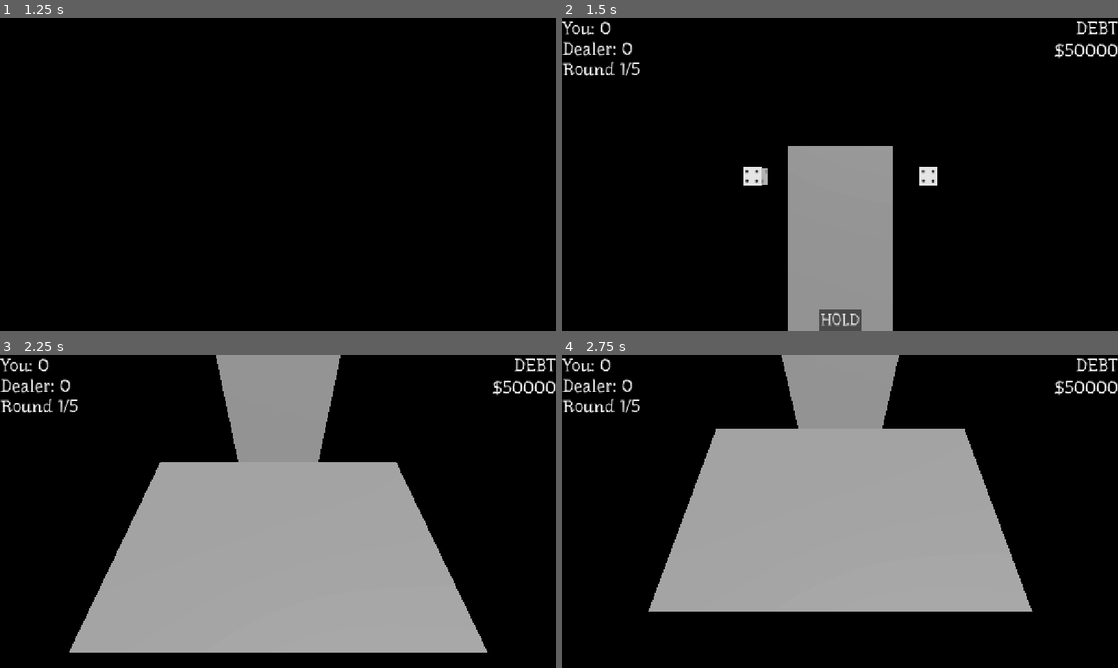
Above: before the commit, frames 1-4 (two rows, left to right).
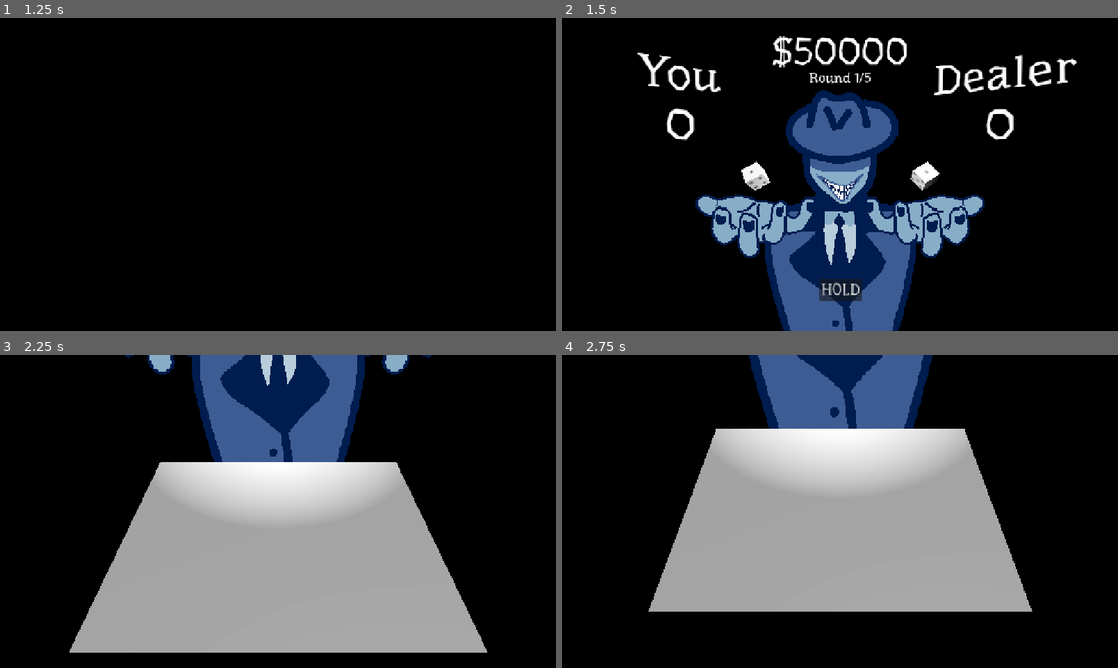
Above: after the commit, the same moments.

Repository: JAMES-535/ludum-dare-57
Game: Godot game, scene res://scenes/title.tscn
Same seed, same stepped clock (60 frames per second), same inputs: the game is played once before the commit and once after it.
Inputs:
- Up to frame 1 (1.25 s): click "PLAY" at 0.5 s
- Up to frame 2 (1.5 s): click "SKIP" at 1.25 s
- Up to frame 3 (2.25 s): click "HOLD" at 2 s
- Up to frame 4 (2.75 s): no input

Frame 1 is identical in both runs. In frame 2, 25% of the frame differs, in the area x 0-100%, y 1-100%; in frame 3, 17%; in frame 4, 14%.

Commit message:
Added sprites and sounds and new dice

Diff:
--- a/dice/6-sided-basic-die.tres
+++ b/dice/6-sided-basic-die.tres
@@ -1,6 +1,6 @@
 [gd_resource type="Resource" script_class="Die" load_steps=4 format=3 uid="uid://bb1rcgacxdxqj"]
 
-[ext_resource type="PackedScene" uid="uid://cst30cs2pp7f" path="res://instances/basic_4_sided_die.tscn" id="1_0stnb"]
+[ext_resource type="PackedScene" uid="uid://cst30cs2pp7f" path="res://instances/dice/basic_4_sided_die.tscn" id="1_0stnb"]
 [ext_resource type="PackedScene" uid="uid://dfhqeiupx4bk1" path="res://models/4-sided-die/4-sided-die.glb" id="2_qv3mt"]
 [ext_resource type="Script" uid="uid://b0ipohur8fg5s" path="res://dice/die.gd" id="2_rkdlj"]
 
--- /dev/null
+++ b/dice/the-coin.tres
@@ -0,0 +1,13 @@
+[gd_resource type="Resource" script_class="Die" load_steps=4 format=3 uid="uid://fb0807gibxn0"]
+
+[ext_resource type="Script" uid="uid://b0ipohur8fg5s" path="res://dice/die.gd" id="1_v8ihg"]
+[ext_resource type="PackedScene" uid="uid://dwqfkndp5dr37" path="res://instances/dice/the_coin/the-coin.tscn" id="2_l74lq"]
+[ext_resource type="PackedScene" uid="uid://dopaeuc54n4y" path="res://instances/dice/the_coin/the_coin_model.tscn" id="2_m7h2e"]
+
+[resource]
+script = ExtResource("1_v8ihg")
+name = "The Coin"
+description = "2 sides of the same coin."
+model = ExtResource("2_m7h2e")
+asset = ExtResource("2_l74lq")
+metadata/_custom_type_script = "uid://b0ipohur8fg5s"
--- a/instances/basic_4_sided_die.tscn
+++ b/instances/dice/basic_4_sided_die.tscn
@@ -1,8 +1,9 @@
-[gd_scene load_steps=6 format=3 uid="uid://cst30cs2pp7f"]
+[gd_scene load_steps=7 format=3 uid="uid://cst30cs2pp7f"]
 
-[ext_resource type="PackedScene" uid="uid://dfhqeiupx4bk1" path="res://models/4-sided-die/4-sided-die.glb" id="1_ekplx"]
-[ext_resource type="Script" uid="uid://qraa5j2lphfp" path="res://scripts/die_control.gd" id="1_ew3p7"]
-[ext_resource type="PackedScene" uid="uid://uxqp7qkb7nkr" path="res://instances/side.tscn" id="3_78a5y"]
+[ext_resource type="Script" uid="uid://qraa5j2lphfp" path="res://scripts/die_control.gd" id="1_oswi0"]
+[ext_resource type="PackedScene" uid="uid://dfhqeiupx4bk1" path="res://models/4-sided-die/4-sided-die.glb" id="2_jbpw1"]
+[ext_resource type="PackedScene" uid="uid://uxqp7qkb7nkr" path="res://instances/side.tscn" id="3_7ii1r"]
+[ext_resource type="AudioStream" uid="uid://c40ngfuyux1y1" path="res://sounds/die_hit.wav" id="4_mywof"]
 
 [sub_resource type="PhysicsMaterial" id="PhysicsMaterial_eotx8"]
 friction = 0.8
@@ -16,35 +17,40 @@
 contact_monitor = true
 max_contacts_reported = 1
 linear_velocity = Vector3(-4, 0, 0)
-script = ExtResource("1_ew3p7")
+script = ExtResource("1_oswi0")
 
 [node name="CollisionShape3D" type="CollisionShape3D" parent="."]
 shape = SubResource("ConvexPolygonShape3D_olh0b")
 
-[node name="4-sided-die" parent="." instance=ExtResource("1_ekplx")]
+[node name="4-sided-die" parent="." instance=ExtResource("2_jbpw1")]
 
 [node name="Sides" type="Node3D" parent="."]
 
-[node name="1" parent="Sides" instance=ExtResource("3_78a5y")]
+[node name="1" parent="Sides" instance=ExtResource("3_7ii1r")]
 transform = Transform3D(1, 0, 0, 0, 1, 0, 0, 0, 1, 0, 0.025, 0)
 side = 6
 
-[node name="6" parent="Sides" instance=ExtResource("3_78a5y")]
+[node name="6" parent="Sides" instance=ExtResource("3_7ii1r")]
 transform = Transform3D(-1, -8.74228e-08, 0, 8.74228e-08, -1, 0, 0, 0, 1, 0, -0.025, 0)
 side = 1
 
-[node name="2" parent="Sides" instance=ExtResource("3_78a5y")]
+[node name="2" parent="Sides" instance=ExtResource("3_7ii1r")]
 transform = Transform3D(-4.37114e-08, 1, 0, -1, -4.37114e-08, 0, 0, 0, 1, 0.025, 0, 0)
 side = 5
 
-[node name="3" parent="Sides" instance=ExtResource("3_78a5y")]
+[node name="3" parent="Sides" instance=ExtResource("3_7ii1r")]
 transform = Transform3D(1.91069e-15, -4.37114e-08, 1, -1, -4.37114e-08, 0, 4.37114e-08, -1, -4.37114e-08, 0, 0, -0.025)
 side = 4
 
-[node name="4" parent="Sides" instance=ExtResource("3_78a5y")]
+[node name="4" parent="Sides" instance=ExtResource("3_7ii1r")]
 transform = Transform3D(-5.73206e-15, 1.31134e-07, -1, -1, -4.37114e-08, 0, -4.37114e-08, 1, 1.31134e-07, 0, 0, 0.025)
 side = 3
 
-[node name="5" parent="Sides" instance=ExtResource("3_78a5y")]
+[node name="5" parent="Sides" instance=ExtResource("3_7ii1r")]
 transform = Transform3D(4.37114e-08, -1, -8.74228e-08, -1, -4.37114e-08, 0, -3.82137e-15, 8.74228e-08, -1, -0.025, 0, 0)
 side = 2
+
+[node name="AudioStreamPlayer3D" type="AudioStreamPlayer3D" parent="."]
+stream = ExtResource("4_mywof")
+volume_db = 20.0
+pitch_scale = 0.5
--- /dev/null
+++ b/instances/dice/the_coin/the-coin.tscn
@@ -0,0 +1,56 @@
+[gd_scene load_steps=7 format=3 uid="uid://dwqfkndp5dr37"]
+
+[ext_resource type="Script" uid="uid://qraa5j2lphfp" path="res://scripts/die_control.gd" id="1_4as0g"]
+[ext_resource type="PackedScene" uid="uid://dopaeuc54n4y" path="res://instances/dice/the_coin/the_coin_model.tscn" id="2_lqx1d"]
+[ext_resource type="PackedScene" uid="uid://uxqp7qkb7nkr" path="res://instances/side.tscn" id="3_0hi46"]
+[ext_resource type="AudioStream" uid="uid://c40ngfuyux1y1" path="res://sounds/die_hit.wav" id="4_0dub4"]
+
+[sub_resource type="PhysicsMaterial" id="PhysicsMaterial_eotx8"]
+friction = 0.8
+bounce = 0.7
+
+[sub_resource type="ConvexPolygonShape3D" id="ConvexPolygonShape3D_olh0b"]
+points = PackedVector3Array(0.025, 0.025, 0.025, 0.025, 0.025, -0.025, -0.025, 0.025, 0.025, 0.025, -0.025, 0.025, 0.025, -0.025, -0.025, -0.025, 0.025, -0.025, -0.025, -0.025, 0.025, -0.025, -0.025, -0.025)
+
+[node name="TheCoin" type="RigidBody3D"]
+physics_material_override = SubResource("PhysicsMaterial_eotx8")
+contact_monitor = true
+max_contacts_reported = 1
+linear_velocity = Vector3(-4, 0, 0)
+script = ExtResource("1_4as0g")
+
+[node name="CoinModel" parent="." instance=ExtResource("2_lqx1d")]
+
+[node name="CollisionShape3D" type="CollisionShape3D" parent="."]
+shape = SubResource("ConvexPolygonShape3D_olh0b")
+
+[node name="Sides" type="Node3D" parent="."]
+
+[node name="1" parent="Sides" instance=ExtResource("3_0hi46")]
+transform = Transform3D(1, 0, 0, 0, 1, 0, 0, 0, 1, 0, 0.025, 0)
+side = 6
+
+[node name="2" parent="Sides" instance=ExtResource("3_0hi46")]
+transform = Transform3D(-4.37114e-08, 1, 0, -1, -4.37114e-08, 0, 0, 0, 1, 0.025, 0, 0)
+side = 6
+
+[node name="3" parent="Sides" instance=ExtResource("3_0hi46")]
+transform = Transform3D(1.91069e-15, -4.37114e-08, 1, -1, -4.37114e-08, 0, 4.37114e-08, -1, -4.37114e-08, 0, 0, -0.025)
+side = 6
+
+[node name="4" parent="Sides" instance=ExtResource("3_0hi46")]
+transform = Transform3D(-5.73206e-15, 1.31134e-07, -1, -1, -4.37114e-08, 0, -4.37114e-08, 1, 1.31134e-07, 0, 0, 0.025)
+side = 1
+
+[node name="5" parent="Sides" instance=ExtResource("3_0hi46")]
+transform = Transform3D(4.37114e-08, -1, -8.74228e-08, -1, -4.37114e-08, 0, -3.82137e-15, 8.74228e-08, -1, -0.025, 0, 0)
+side = 1
+
+[node name="6" parent="Sides" instance=ExtResource("3_0hi46")]
+transform = Transform3D(-1, -8.74228e-08, 0, 8.74228e-08, -1, 0, 0, 0, 1, 0, -0.025, 0)
+side = 1
+
+[node name="AudioStreamPlayer3D" type="AudioStreamPlayer3D" parent="."]
+stream = ExtResource("4_0dub4")
+volume_db = 20.0
+pitch_scale = 0.5
--- /dev/null
+++ b/instances/dice/the_coin/the_coin_model.tscn
@@ -0,0 +1,87 @@
+[gd_scene load_steps=4 format=3 uid="uid://dopaeuc54n4y"]
+
+[ext_resource type="FontFile" uid="uid://c1roruqqi1dl" path="res://fonts/Underdog-Regular.ttf" id="1_0ueeu"]
+
+[sub_resource type="StandardMaterial3D" id="StandardMaterial3D_mfsym"]
+
+[sub_resource type="BoxMesh" id="BoxMesh_fi48t"]
+material = SubResource("StandardMaterial3D_mfsym")
+size = Vector3(0.05, 0.05, 0.05)
+
+[node name="CoinModel" type="Node3D"]
+
+[node name="MeshInstance3D" type="MeshInstance3D" parent="."]
+mesh = SubResource("BoxMesh_fi48t")
+skeleton = NodePath("../..")
+
+[node name="Numbers" type="Node3D" parent="."]
+
+[node name="Label3D" type="Label3D" parent="Numbers"]
+transform = Transform3D(0.155, 0, 0, 0, -6.77527e-09, 0.155, 0, -0.155, -6.77527e-09, 0, 0.026, 0)
+modulate = Color(0, 0, 0, 1)
+text = "1"
+font = ExtResource("1_0ueeu")
+font_size = 64
+outline_size = 0
+
+[node name="Label3D2" type="Label3D" parent="Numbers"]
+transform = Transform3D(0.155, 0, 0, 0, -0.155, -1.35505e-08, 0, 1.35505e-08, -0.155, 0, 0, -0.026)
+modulate = Color(0, 0, 0, 1)
+text = "1"
+font = ExtResource("1_0ueeu")
+font_size = 64
+outline_size = 0
+
+[node name="Label3D3" type="Label3D" parent="Numbers"]
+transform = Transform3D(-6.77527e-09, -1.35505e-08, 0.155, 0, -0.155, -1.35505e-08, 0.155, -5.92313e-16, 6.77527e-09, 0.026, 0, 0)
+modulate = Color(0, 0, 0, 1)
+text = "1"
+font = ExtResource("1_0ueeu")
+font_size = 64
+outline_size = 0
+
+[node name="Label3D4" type="Label3D" parent="Numbers"]
+transform = Transform3D(-6.77527e-09, -1.35505e-08, 0.155, -1.35505e-08, 0.155, 1.35505e-08, -0.155, -1.35505e-08, -6.77527e-09, -0.026, 0, 0)
+modulate = Color(0, 0, 0, 1)
+text = "6"
+font = ExtResource("1_0ueeu")
+font_size = 64
+outline_size = 0
+
+[node name="Label3D7" type="Label3D" parent="Numbers/Label3D4"]
+transform = Transform3D(1, 0, 3.55271e-15, 7.10543e-15, 1, -3.28406e-15, 0, 3.82137e-15, 1, 0, 0, 0)
+modulate = Color(0, 0, 0, 1)
+text = "_"
+font = ExtResource("1_0ueeu")
+font_size = 64
+outline_size = 0
+
+[node name="Label3D5" type="Label3D" parent="Numbers"]
+transform = Transform3D(-0.155, -1.35505e-08, -1.35505e-08, -1.35505e-08, 0.155, 1.35505e-08, 1.35505e-08, 1.35505e-08, -0.155, 0, 0, 0.026)
+modulate = Color(0, 0, 0, 1)
+text = "6"
+font = ExtResource("1_0ueeu")
+font_size = 64
+outline_size = 0
+
+[node name="Label3D8" type="Label3D" parent="Numbers/Label3D5"]
+modulate = Color(0, 0, 0, 1)
+text = "_"
+font = ExtResource("1_0ueeu")
+font_size = 64
+outline_size = 0
+
+[node name="Label3D6" type="Label3D" parent="Numbers"]
+transform = Transform3D(-0.155, -1.35505e-08, -1.35505e-08, -1.35505e-08, -2.03258e-08, 0.155, -1.35505e-08, 0.155, 2.03258e-08, 0, -0.026, 0)
+modulate = Color(0, 0, 0, 1)
+text = "6"
+font = ExtResource("1_0ueeu")
+font_size = 64
+outline_size = 0
+
+[node name="Label3D9" type="Label3D" parent="Numbers/Label3D6"]
+modulate = Color(0, 0, 0, 1)
+text = "_"
+font = ExtResource("1_0ueeu")
+font_size = 64
+outline_size = 0
--- a/scenes/table.tscn
+++ b/scenes/table.tscn
@@ -6,10 +6,13 @@
 [ext_resource type="Script" uid="uid://dptr4ogfvyij" path="res://scripts/hand.gd" id="3_olh0b"]
 [ext_resource type="Resource" uid="uid://bb1rcgacxdxqj" path="res://dice/6-sided-basic-die.tres" id="3_ov7a8"]
 [ext_resource type="Script" uid="uid://dbm2hfsrxjyue" path="res://scripts/table.gd" id="4_2f5gb"]
+[ext_resource type="Resource" uid="uid://fb0807gibxn0" path="res://dice/the-coin.tres" id="4_5y3mx"]
 [ext_resource type="Theme" uid="uid://brsy2y5wrysqn" path="res://fonts/main_theme.tres" id="4_g0e7t"]
 [ext_resource type="Script" uid="uid://m0yd56lxy03t" path="res://scripts/points_per_round_label.gd" id="4_ov7a8"]
 [ext_resource type="Script" uid="uid://468bq4ify1fu" path="res://scripts/hold_button.gd" id="5_e1moh"]
 [ext_resource type="Script" uid="uid://6exeaqc15t8x" path="res://scripts/dealer.gd" id="7_docs3"]
+[ext_resource type="AudioStream" uid="uid://dta4b7ph3jvd0" path="res://sounds/gunshot-one.mp3" id="9_2aerv"]
+[ext_resource type="Texture2D" uid="uid://botr13xf6x486" path="res://sprites/dealer.png" id="10_tom3p"]
 [ext_resource type="FontFile" uid="uid://c1roruqqi1dl" path="res://fonts/Underdog-Regular.ttf" id="11_vm5w8"]
 [ext_resource type="AudioStream" uid="uid://4sx72osrkshv" path="res://sounds/talk_sounds.wav" id="12_vm5w8"]
 [ext_resource type="AudioStream" uid="uid://tpgvolivbckt" path="res://sounds/grab.wav" id="13_5qpul"]
@@ -40,73 +43,80 @@
 [sub_resource type="ConvexPolygonShape3D" id="ConvexPolygonShape3D_x8522"]
 points = PackedVector3Array(0.75, 0.5, 0.5, 0.75, 0.5, -0.5, -0.75, 0.5, 0.5, 0.75, -0.5, 0.5, 0.75, -0.5, -0.5, -0.75, 0.5, -0.5, -0.75, -0.5, 0.5, -0.75, -0.5, -0.5)
 
+[sub_resource type="AtlasTexture" id="AtlasTexture_2aerv"]
+atlas = ExtResource("10_tom3p")
+region = Rect2(132, 26, 213, 452)
+
 [sub_resource type="BoxMesh" id="BoxMesh_olh0b"]
 size = Vector3(1, 2.52, 1)
 
+[sub_resource type="AtlasTexture" id="AtlasTexture_5y3mx"]
+atlas = ExtResource("10_tom3p")
+region = Rect2(368, 192, 105, 55)
+
 [sub_resource type="BoxShape3D" id="BoxShape3D_u03e6"]
 size = Vector3(0.378906, 0.400391, 0.201172)
+
+[sub_resource type="AtlasTexture" id="AtlasTexture_tom3p"]
+atlas = ExtResource("10_tom3p")
+region = Rect2(368, 192, 105, 55)
 
 [node name="Node3D" type="Node3D"]
 
 [node name="GameManager" type="Node" parent="." node_paths=PackedStringArray("player", "debt_display", "ppr_label", "op_ppr_label", "round_label", "table", "dealer", "go_screen", "roller", "op_roller")]
 script = ExtResource("1_eotx8")
 player = NodePath("../Camera3D")
-debt_display = NodePath("../UI/Label")
-ppr_label = NodePath("../UI/PointsPerRound")
-op_ppr_label = NodePath("../UI/OpPointsPerRound")
-round_label = NodePath("../UI/Round")
+debt_display = NodePath("../UI2/Debt")
+ppr_label = NodePath("../UI2/YourPoints")
+op_ppr_label = NodePath("../UI2/DealerPoints")
+round_label = NodePath("../UI2/Round")
 table = NodePath("../Table/Area3D")
 dealer = NodePath("../Dealer")
 go_screen = NodePath("../UI/GOScreen")
 roller = NodePath("../Dealer/Roller")
 op_roller = NodePath("../Dealer/OpRoller")
-die_list = Array[ExtResource("2_2f5gb")]([ExtResource("3_ov7a8")])
+die_list = Array[ExtResource("2_2f5gb")]([ExtResource("3_ov7a8"), ExtResource("4_5y3mx")])
 
 [node name="DirectionalLight3D" type="DirectionalLight3D" parent="."]
 transform = Transform3D(-0.866024, -0.433016, 0.250001, 0.452238, -0.465083, 0.761037, -0.21327, 0.772136, 0.598601, 0, 0, 0)
 shadow_enabled = true
 
+[node name="OmniLight3D" type="OmniLight3D" parent="."]
+transform = Transform3D(1, 0, 0, 0, 1, 0, 0, 0, 1, 0, 1.29726, -1.06035)
+omni_range = 1.12
+
 [node name="WorldEnvironment" type="WorldEnvironment" parent="."]
 environment = SubResource("Environment_u03e6")
 
+[node name="UI2" type="Node3D" parent="."]
+
+[node name="Debt" type="Label3D" parent="UI2"]
+transform = Transform3D(1, 0, 0, 0, 1, 0, 0, 0, 1, 0, 3.30406, -1.85082)
+text = "$50000"
+font = ExtResource("11_vm5w8")
+font_size = 86
+
+[node name="YourPoints" type="Label3D" parent="UI2"]
+transform = Transform3D(0.965926, 0, 0.258819, 0, 1, 0, -0.258819, 0, 0.965926, -1.60444, 2.63775, -1.55325)
+text = "You
+19"
+font = ExtResource("11_vm5w8")
+font_size = 86
+script = ExtResource("4_ov7a8")
+
+[node name="DealerPoints" type="Label3D" parent="UI2"]
+transform = Transform3D(0.965926, 0, -0.258819, 0, 1, 0, 0.258819, 0, 0.965926, 1.604, 2.63817, -1.553)
+text = "Dealer
+19"
+font = ExtResource("11_vm5w8")
+font_size = 86
+
+[node name="Round" type="Label3D" parent="UI2"]
+transform = Transform3D(1, 0, 0, 0, 1, 0, 0, 0, 1, 0, 3.00722, -1.851)
+text = "Round 0/5"
+font = ExtResource("11_vm5w8")
+
 [node name="UI" type="CanvasLayer" parent="."]
-
-[node name="Label" type="Label" parent="UI"]
-anchors_preset = 1
-anchor_left = 1.0
-anchor_right = 1.0
-offset_left = -164.0
-offset_bottom = 68.0
-grow_horizontal = 0
-theme = ExtResource("4_g0e7t")
-text = "DEBT:
-$100,000"
-horizontal_alignment = 2
-
-[node name="PointsPerRound" type="Label" parent="UI"]
-offset_right = 40.0
-offset_bottom = 23.0
-theme = ExtResource("4_g0e7t")
-theme_override_colors/font_color = Color(1, 1, 1, 1)
-text = "0"
-script = ExtResource("4_ov7a8")
-
-[node name="OpPointsPerRound" type="Label" parent="UI"]
-offset_top = 47.0
-offset_right = 40.0
-offset_bottom = 94.0
-theme = ExtResource("4_g0e7t")
-theme_override_colors/font_color = Color(1, 1, 1, 1)
-text = "0"
-script = ExtResource("4_ov7a8")
-
-[node name="Round" type="Label" parent="UI"]
-offset_top = 94.0
-offset_right = 193.0
-offset_bottom = 141.0
-theme = ExtResource("4_g0e7t")
-theme_override_colors/font_color = Color(1, 1, 1, 1)
-text = "Round 0/5"
 
 [node name="GOScreen" type="ColorRect" parent="UI"]
 visible = false
@@ -123,9 +133,10 @@
 anchor_top = 1.0
 anchor_right = 0.5
 anchor_bottom = 1.0
-offset_left = -27.0
-offset_top = -31.0
-offset_right = 27.0
+offset_left = -48.0
+offset_top = -119.0
+offset_right = 49.0
+offset_bottom = -69.0
 grow_horizontal = 2
 grow_vertical = 0
 theme = ExtResource("4_g0e7t")
@@ -147,6 +158,10 @@
 transform = Transform3D(1, 0, 0, 0, 0.439783, 0.898104, 0, -0.898104, 0.439783, 0, 1.88863, 0.501443)
 top_level = true
 
+[node name="AudioStreamPlayer3D" type="AudioStreamPlayer3D" parent="Camera3D"]
+transform = Transform3D(1, 0, 0, 0, 1, 0, 0, 0, 1, 0, 0, 0.852308)
+stream = ExtResource("9_2aerv")
+
 [node name="Table" type="StaticBody3D" parent="."]
 physics_material_override = SubResource("PhysicsMaterial_x8522")
 
@@ -228,8 +243,15 @@
 transform = Transform3D(1, 0, 0, 0, 1, 0, 0, 0, 1, 0, 1.87456, -1.9615)
 script = ExtResource("7_docs3")
 
+[node name="Sprite3D" type="Sprite3D" parent="Dealer"]
+transform = Transform3D(0.86, 0, 0, 0, 0.86, 0, 0, 0, 0.86, 0, -0.913003, 0)
+billboard = 1
+texture_filter = 0
+texture = SubResource("AtlasTexture_2aerv")
+
 [node name="MeshInstance3D" type="MeshInstance3D" parent="Dealer"]
 transform = Transform3D(1, 0, 0, 0, 1, 0, 0, 0, 1, 0, -0.968444, 0)
+visible = false
 mesh = SubResource("BoxMesh_olh0b")
 
 [node name="RightHand" type="Area3D" parent="Dealer" node_paths=PackedStringArray("roller", "op_roller", "grab_sound")]
@@ -239,6 +261,13 @@
 op_roller = NodePath("../OpRoller")
 grab_sound = NodePath("../GrabSound")
 
+[node name="HandSprite" type="Sprite3D" parent="Dealer/RightHand"]
+transform = Transform3D(1, 0, 0, 0, 1, 0, 0, 0, 1, 0, -0.435, 0)
+flip_h = true
+billboard = 1
+texture_filter = 0
+texture = SubResource("AtlasTexture_5y3mx")
+
 [node name="CollisionShape3D" type="CollisionShape3D" parent="Dealer/RightHand"]
 shape = SubResource("BoxShape3D_u03e6")
 
@@ -272,6 +301,12 @@
 op_roller = NodePath("../OpRoller")
 grab_sound = NodePath("../GrabSound")
 
+[node name="HandSprite" type="Sprite3D" parent="Dealer/LeftHand"]
+transform = Transform3D(1, 0, 0, 0, 1, 0, 0, 0, 1, 0, -0.435241, 0)
+billboard = 1
+texture_filter = 0
+texture = SubResource("AtlasTexture_tom3p")
+
 [node name="CollisionShape3D" type="CollisionShape3D" parent="Dealer/LeftHand"]
 shape = SubResource("BoxShape3D_u03e6")
 
--- a/scripts/die_control.gd
+++ b/scripts/die_control.gd
@@ -1,4 +1,6 @@
 extends RigidBody3D
+
+@onready var audio_player : AudioStreamPlayer3D = $AudioStreamPlayer3D
 
 var finished_movement : bool = false
 var first_bounced : bool = false
@@ -22,3 +24,4 @@
 
 func _on_body_entered(_body : Node3D):
 	first_bounced = true
+	audio_player.play()
--- a/scripts/game_manager.gd
+++ b/scripts/game_manager.gd
@@ -8,10 +8,10 @@
 static var instance : GameManager
 
 @export var player : Player
-@export var debt_display : Label
-@export var ppr_label : Label
-@export var op_ppr_label : Label
-@export var round_label : Label
+@export var debt_display : Label3D
+@export var ppr_label : Label3D
+@export var op_ppr_label : Label3D
+@export var round_label : Label3D
 @export var table : Table
 @export var dealer : Dealer
 @export var go_screen : ColorRect
@@ -51,9 +51,9 @@
 		queue_free()
 
 func _process(_delta: float) -> void:
-	debt_display.text = "DEBT\n$" + str(debt)
-	ppr_label.text = "You: " + str(points)
-	op_ppr_label.text = "Dealer: " + str(op_points)
+	debt_display.text = "$" + str(debt)
+	ppr_label.text = "You\n" + str(points)
+	op_ppr_label.text = "Dealer\n" + str(op_points)
 	round_label.text = "Round " + str(round) + "/5"
 
 	if OS.is_debug_build():
@@ -104,7 +104,12 @@
 		check_game_over()
 
 func check_game_over():
+	hand_reset.emit(game_over)
+	player.look_up()
+	await get_tree().create_timer(1.0).timeout
+
 	if round > 5 or debt == 0 or points > 19 or op_points > 19:
+
 		if points > 19 or (points < op_points and op_points <= 19):
 			debt += 10000
 		else:
@@ -127,13 +132,14 @@
 		die.queue_free()
 	if op_die:
 		op_die.queue_free()
-	player.look_up()
 
 	if game_over:
 		state = PlayerState.ENDING
 		await get_tree().create_timer(2.0).timeout
 		dealer.say("Well, wish I could say I'd regret this")
-		await get_tree().create_timer(5.0).timeout
+		await get_tree().create_timer(4.0).timeout
+		player.get_node("AudioStreamPlayer3D").play()
+		await get_tree().create_timer(1.09).timeout
 		go_screen.visible = true
 		await get_tree().create_timer(5.0).timeout
 		get_tree().change_scene_to_packed(title_screen)
--- a/scripts/hand.gd
+++ b/scripts/hand.gd
@@ -3,6 +3,7 @@
 @onready var look_transform : Node3D = $Marker3D
 @onready var name_label : Label3D = $DieName
 @onready var description_label : Label3D = $DieDescription
+@onready var hand_sprite : Sprite3D = $HandSprite
 @export var roller : Node3D
 @export var op_roller : Node3D
 @export var grab_sound : AudioStreamPlayer3D
@@ -17,6 +18,7 @@
 	mouse_entered.connect(_on_mouse_entered)
 	mouse_exited.connect(_on_mouse_exited)
 	GameManager.instance.hand_reset.connect(_on_hand_reset)
+	hand_sprite.region_rect = Rect2(368.0, 192.0, 105.0, 55.0)
 	pick_die()
 
 func pick_die():
@@ -32,11 +34,13 @@
 	die_mesh = current_die.model.instantiate()
 	add_child(die_mesh)
 	die_mesh.scale = Vector3.ONE * 3.0
+	die_mesh.global_rotation_degrees = Vector3(45.0, 45.0, 45.0)
 
 func _on_hand_reset(game_over : bool):
 	if die_mesh:
 		die_mesh.queue_free()
 
+	hand_sprite.texture.set("region", Rect2(368.0, 192.0, 105.0, 55.0))
 	name_label.visible = false
 	description_label.visible = false
 	if not game_over:
@@ -47,6 +51,8 @@
 		GameManager.instance.state = GameManager.instance.PlayerState.ROLLING
 		await get_tree().create_timer(0.5).timeout
 		die_mesh.visible = false
+		hand_sprite.texture.set("region", Rect2(380.0, 112.0, 70.0, 76.0))
+		GameManager.instance.player.shake_amt = 0.1
 		grab_sound.play()
 		await get_tree().create_timer(1.0).timeout
 		GameManager.instance.player.look_down()
--- a/scripts/player_camera.gd
+++ b/scripts/player_camera.gd
@@ -11,12 +11,18 @@
 }
 var position_state : PositionState = PositionState.UP
 
+var shake_amt : float = 0.0
+
 func _ready() -> void:
 	target_transform = look_up_transform.global_transform
 
 func _process(delta: float) -> void:
 	global_transform = global_transform.interpolate_with(target_transform, 10.0 * delta)
 
+	h_offset = randf_range(-shake_amt, shake_amt)
+	v_offset = randf_range(-shake_amt, shake_amt)
+	shake_amt = move_toward(shake_amt, 0.0, delta * 0.4)
+
 func look_up():
 	target_transform = look_up_transform.global_transform
 
--- a/scripts/points_per_round_label.gd
+++ b/scripts/points_per_round_label.gd
@@ -1,4 +1,4 @@
-extends Label
+extends Label3D
 
 var target_col : Color
 
@@ -14,4 +14,4 @@
 	else:
 		target_col = normal_col
 
-	set("theme_override_colors/font_color", get("theme_override_colors/font_color").lerp(target_col, delta * 2.0))
+	modulate = modulate.lerp(target_col, delta * 2.0)
Not shown: 1 places in scenes/table.tscn that only renumber resources
Not shown, added: sounds/die_hit.wav.import
Not shown, added: sounds/gunshot-one.mp3.import
Binary file added: sprites/dealer.png
Not shown, added: sprites/dealer.png.import
Not shown, added: sounds/die_hit.wav
Not shown, added: sounds/gunshot-one.mp3
